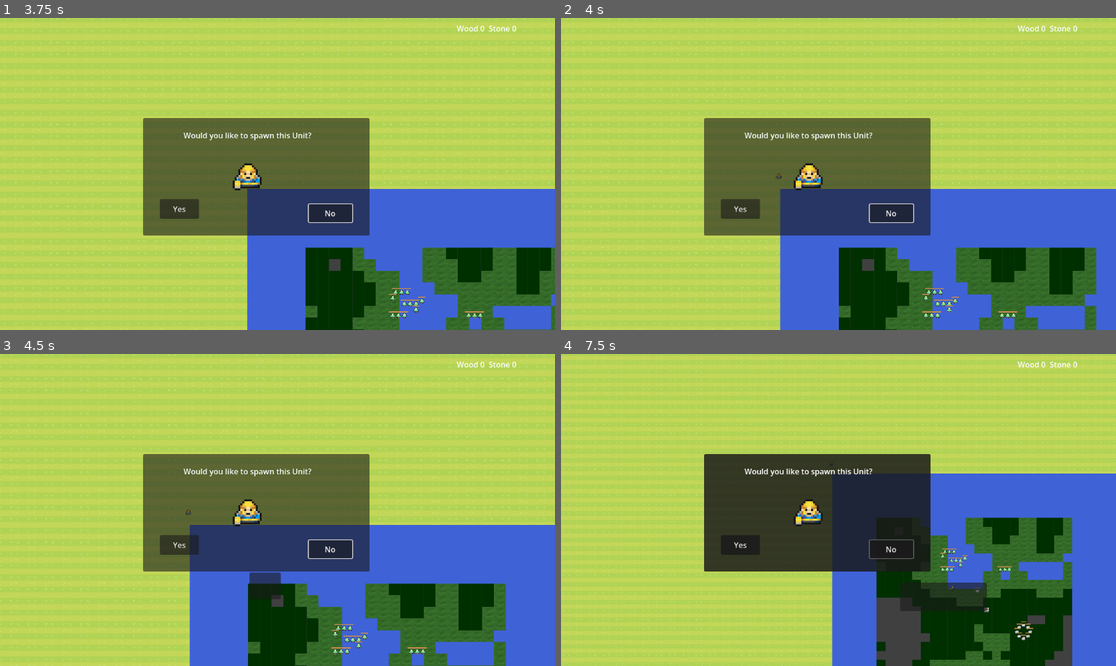
Above: before the commit, frames 1-4 (two rows, left to right).
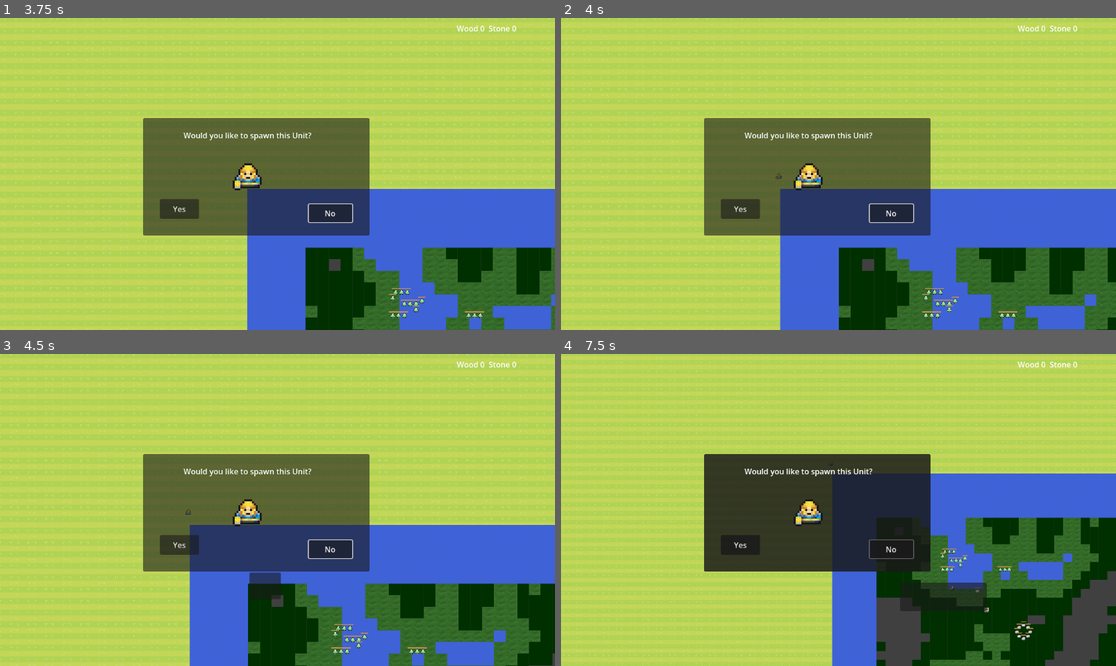
Above: after the commit, the same moments.

Repository: SEA-Stategy-Game/Core-systems
Game: Godot game, scene res://test_world.tscn
Same seed, same stepped clock (60 frames per second), same inputs: the game is played once before the commit and once after it. This scene is started directly instead of the project's main scene.
Inputs (mouse positions are in pixels of both pictures, inside the frame that each line leads up to):
- Up to frame 1 (3.75 s): click "Yes" at 0.5 s; click "No" at 1.25 s; drag from (271, 177) to (333, 105) at 2.02 s; drag from (166, 189) to (249, 236) at 2.77 s; move the mouse to (333, 105) at 3.52 s; hold Right (ui_right) from 3.53 s (still down); tap Mouse wheel down (WheelDown) at 3.6 s; click (333, 105) at 3.67 s
- Up to frame 2 (4 s): keep holding Right (ui_right)
- Up to frame 3 (4.5 s): release Right (ui_right) at 4.25 s; drag from (249, 572) to (344, 653) at 4.27 s
- Up to frame 4 (7.5 s): move the mouse to (1005, 556) at 5.02 s; press the mouse at (1005, 556) at 5.03 s; hold Left (ui_left) 5.03-5.75 s; release the mouse at (1005, 556) at 5.75 s; drag from (672, 463) to (988, 653) at 5.77 s; move the mouse to (866, 510) at 6.52 s; hold Down (ui_down) 6.53-7.25 s; tap Mouse wheel down (WheelDown) at 6.6 s; click (866, 510) at 6.67 s; drag from (988, 609) to (727, 525) at 7.27 s

Frame 1 is identical in both runs. In frame 2, 1.0% of the frame differs, in the area x 96-100%, y 73-100%; in frame 3, 2.4%; in frame 4, 3.8%, in the area x 92-100%, y 52-100%.
Error before the commit: Invalid call. Nonexistent function 'set_rng' in base 'Nil'. (res://Entities/Map/MapGenerator.gd:17)
Error after the commit: Invalid call. Nonexistent function 'set_rng' in base 'Nil'. (res://Entities/Map/MapGenerator.gd:19)

Commit message:
rename of proj

Diff:
--- a/Entities/Map/MapGenerator.gd
+++ b/Entities/Map/MapGenerator.gd
@@ -9,7 +9,9 @@
 func initialize_tiles():
 	generate();
 
-func _init(seed: int = -1) -> void:
+func _init(seed: int = -1, map_width: int = 64, map_height: int = 64) -> void:
+	width = map_width
+	height = map_height
 	if seed < 0:
 		rng.randomize()
 	else:
--- a/Entities/Resource/Tree.tscn
+++ b/Entities/Resource/Tree.tscn
@@ -1,6 +1,7 @@
 [gd_scene format=3 uid="uid://biio3e1hn22ty"]
 
-[ext_resource type="Script" uid="uid://brdufmt7pabf2" path="res://Entities/Resource/tree.gd" id="1_2cgd5"]
+[ext_resource type="Script" uid="uid://b3bkg8lf01k0f" path="res://Entities/Resource/tree.gd" id="1_2cgd5"]
+[ext_resource type="Script" uid="uid://c7f7ux8qnxpte" path="res://Entities/Resource/damage_entity.gd" id="2_6qyk8"]
 [ext_resource type="Texture2D" uid="uid://bddjglotcr720" path="res://Assets/MiniWorldSprites/Nature/PineTrees.png" id="2_v6iir"]
 
 [sub_resource type="CircleShape2D" id="CircleShape2D_qpyuj"]
@@ -18,6 +19,7 @@
 script = ExtResource("1_2cgd5")
 
 [node name="Chop Tree" type="Area2D" parent="." unique_id=1272582681 groups=["Tree"]]
+script = ExtResource("2_6qyk8")
 
 [node name="CollisionShape2D2" type="CollisionShape2D" parent="Chop Tree" unique_id=1101035522 groups=["Tree"]]
 position = Vector2(1, -8)
--- /dev/null
+++ b/Entities/Resource/damage_entity.gd
@@ -0,0 +1,15 @@
+extends Area2D
+
+@export var click_damage := 1.0
+
+@onready var tree = get_parent()
+
+func _ready():
+	input_pickable = true
+
+func _input_event(viewport, event, shape_idx):
+	if event is InputEventMouseButton:
+		if event.pressed and event.button_index == MOUSE_BUTTON_LEFT:
+			print("TREE CLICKED")
+
+			tree.damage_tree(click_damage)
--- a/Entities/Resource/tree.gd
+++ b/Entities/Resource/tree.gd
@@ -12,7 +12,19 @@
 	bar.value = currentTime
 	resource_name = "ressource_tree"
 
+func damage_tree(damage: float):
+	currentTime -= damage
+
+	if currentTime < 0:
+		currentTime = 0
+
+	bar.value = currentTime
+
+	if currentTime <= 0:
+		on_finished_harvesting()
+
 func on_finished_harvesting():
+	amount = 0
 	Game.Wood += 1
 	# Parent function to remove it
 	super.on_finished_harvesting()
--- a/project.godot
+++ b/project.godot
@@ -10,7 +10,7 @@
 
 [application]
 
-config/name="New Game Project"
+config/name="Core"
 run/main_scene="uid://ckavqb25bdaul"
 config/features=PackedStringArray("4.6", "Forward Plus")
 config/icon="res://icon.svg"
